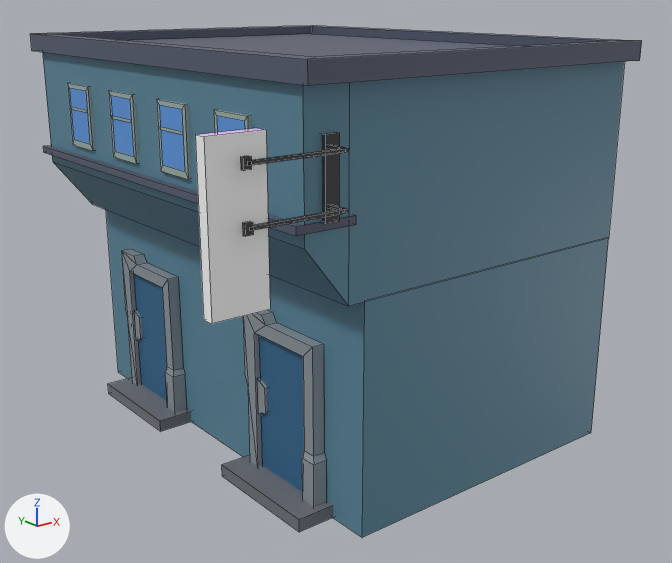
The FBX model Assets/Models/Crossing/Crossing_Buildings/Individual_Buildings/SouthEast_House_03.fbx as it was, and as the next commit left it.
Camera for both pictures: a 50 mm camera at (-0.037, -1.235, 0.191) aimed at (0.208, -0.929, 0.069). Every picture has the same lights, and +X, +Y and +Z are marked at lower left. Mesh edges are drawn as thin lines. Where no turn or scale is listed for an object, it has been applied to the vertices. Vertices at the same position are counted once.

Before the edit, the objects in view are built like this:
```python
me_mesh = bpy.data.meshes.new('Mesh')
me_mesh.from_pydata(...)  # 272 vertices, 205 faces; spans x -0.1..0.1, y -0.107..0.107, z -0.087..0.087
# faces by material slot: [199, 6]
me_mesh.materials.append(mat_flatcolorbase4)  # picture img_plaza_05_diffuse_jpg
me_mesh.materials.append(mat_light_illuminate4)  # picture img_lights_jpg
ob_southeast_house_03 = bpy.data.objects.new('SouthEast_House_03', me_mesh)
ob_southeast_house_03.location = (0.1934, -0.9113, 0.0858)
```
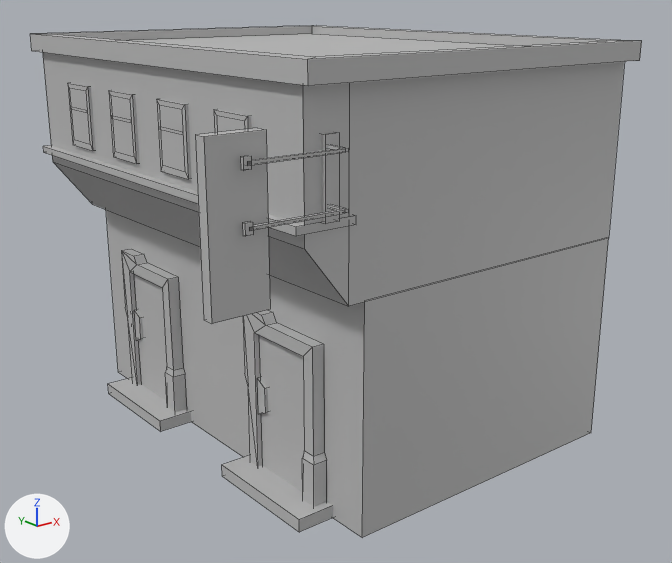
Changed parts and their boxes [x1, y1, x2, y2] in the pictures (672 x 563 px):
part 1 of me_mesh, recoloured (blue to grey): [30, 26, 642, 537] in both
part 2 of me_mesh, recoloured: [195, 128, 270, 324] in both

What changed in the scene script:
```text
Add mat_environment_02:
    mat_environment_02 = principled_material('Environment_02')
    mat_environment_02.base_color = (0.5, 0.5, 0.5)  # grey #bcbcbc
Change me_mesh:
    where me_mesh.from_pydata(...)  # 272 vertices, 205 faces; spans x -0.1..0.1, y -0.107..0.107, z -0.087..0.087
    used by ob_southeast_house_03; location = (0.1934, -0.9113, 0.0858)
    me_mesh part 1: all 199 faces that had it switch from mat_flatcolorbase4 (picture img_plaza_05_diffuse_jpg) to mat_environment_02 (grey #bcbcbc)
    me_mesh part 2: all 6 faces that had it switch from mat_light_illuminate4 (picture img_lights_jpg) to mat_environment_02 (grey #bcbcbc)
```
